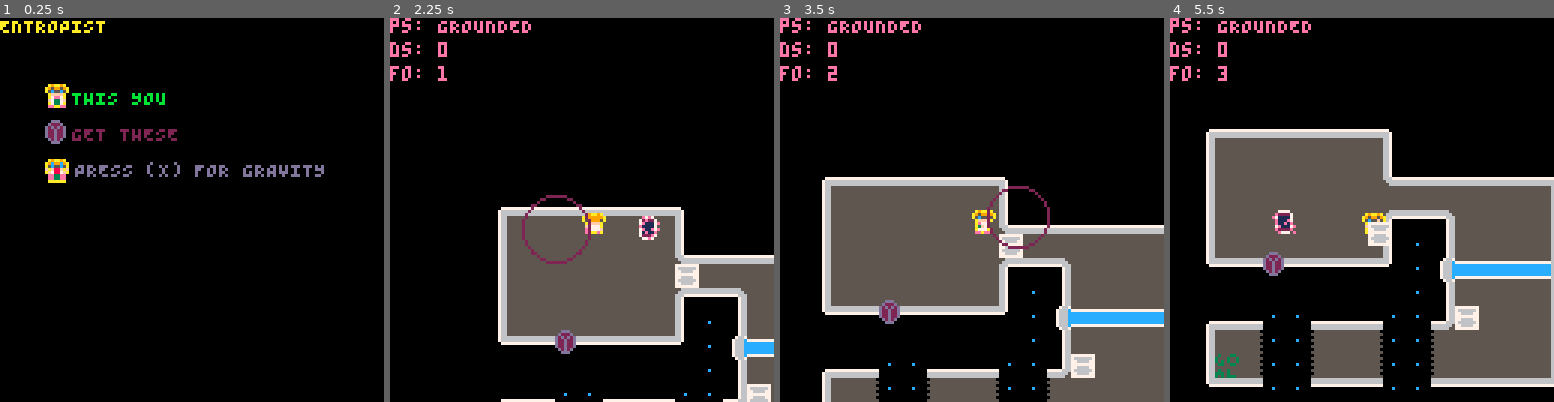
Above: before the commit, frames 1-4 (left to right).
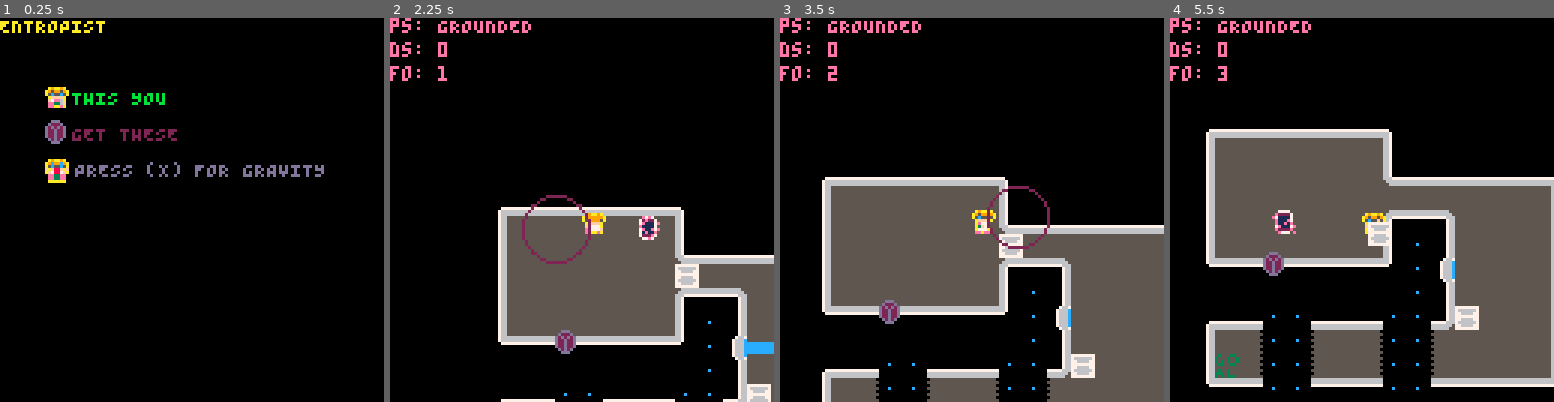
Above: after the commit, the same moments.

Repository: kitasuna/pico8-ttuor
Game: PICO-8 cartridge main.p8
The game is run twice, just before and just after one commit, with the same random seed, the same clock (stepped at 60 frames per second) and the same inputs.
Inputs:
- Up to frame 1 (0.25 s): no input
- Up to frame 2 (2.25 s): tap X (X key) at 0.33, 1.07, 1.85 s; tap O (Z key) at 0.7, 1.7, 2.1 s; hold Right 1.6-2.1 s; hold Up from 2.15 s (still down)
- Up to frame 3 (3.5 s): release Up at 2.42 s; hold Right 2.47-3.03 s; tap O (Z key) at 2.5, 2.9, 3.3 s; tap X (X key) at 2.97 s; hold Left from 3.08 s (still down)
- Up to frame 4 (5.5 s): release Left at 3.58 s; hold Down 3.63-3.97 s; tap O (Z key) every 0.4 s from 3.7 to 5.3 s; hold Right 4.02-4.68 s; tap X (X key) at 4.08, 5.2 s; hold Up 4.73-5.03 s; hold Left from 5.08 s (still down)

The runs differ from the first frame. In frame 1, 0.3% of the frame differs, in the area x 11-18%, y 17-24%; in frame 2, 0.1%; in frame 3, 1.1%; in frame 4, 1.2%, in the area x 74-100%, y 63-68%.

Commit message:
Tweak collision Make lasers flash Clean up player sprites

Diff:
--- a/entity.lua
+++ b/entity.lua
@@ -45,7 +45,7 @@
       1.0,
       payload.mass
       )
-      if grav_result.gdistance < 0.5 and fget(e.num, FLAG_ABSORBED_BY_GRAV) == false then
+      if grav_result.gdistance < 1 and fget(e.num, FLAG_ABSORBED_BY_GRAV) == false then
         e.vel_x = 0
         e.vel_y = 0
         e.pos_x = payload.pos_x
@@ -69,6 +69,7 @@
   -- String -> { box: Box, beam: Beam }
   ent_man.handle_beam_box_collision = function(name, payload)
     payload.beam.blocked_by = payload.box
+    printh("box blocked by")
   end
 
   return ent_man
@@ -101,7 +102,7 @@
 
 function new_beam(coords)
   -- Start size at 8x8
-  local tmp = new_sprite(50, coords.pos_x, coords.pos_y, 8, 8)
+  local tmp = new_sprite(50, coords.pos_x, coords.pos_y, 8, 4)
   tmp.vel_x = 0
   tmp.vel_y = 0
   tmp.type = ENT_BEAM
@@ -150,8 +151,17 @@
 
 function beam_draw(beam)
   return function()
+    if frame_counter % 4 == 1 then
+      return
+    end
+    local y_offset = beam.pos_y + 2
+    local x_max = beam.pos_x + beam.size_x - 1
     for i=1,beam.size_x do
-      spr(beam.num, beam.pos_x + (i - 1), beam.pos_y)
+      line(beam.pos_x, y_offset, x_max, y_offset, CLR_BLU)
+      line(beam.pos_x, y_offset + 1, x_max, y_offset + 1)
+      line(beam.pos_x, y_offset + 2, x_max, y_offset + 2)
+      line(beam.pos_x, y_offset + 3, x_max, y_offset + 3)
+      -- spr(50 + (frame_counter % 3), x_max, y_offset - 2)
     end
   end
 end
--- a/grav.lua
+++ b/grav.lua
@@ -165,7 +165,7 @@
 end
 
 function new_projectile(coords, direction)
-  local tmp = new_sprite(48, coords.pos_x, coords.pos_y, 2, 2, false, false)
+  local tmp = new_sprite(48, coords.pos_x, coords.pos_y, 6, 6, false, false)
   tmp.mass = 1
   -- tmp.state = "HELD"
   -- tmp.frame_base = 48
--- a/main.p8
+++ b/main.p8
@@ -295,8 +295,9 @@
   if (
     s0.pos_x < (s1.pos_x) + (s1.size_x)
     and s0.pos_x + s0.size_x > (s1.pos_x)
-    and s0.pos_y + s0.size_y > s1.pos_y
-    and s0.pos_y < s1.pos_y + s1.size_y
+    -- and (s0.pos_y + s0.size_y + (0)) > s1.pos_y
+    and (s0.pos_y + s0.size_y - ((8 - s0.size_y) \ 2)) > (s1.pos_y + ((8 - s1.size_y) \ 2))
+    and s0.pos_y < (s1.pos_y + s1.size_y - (0))
     ) then
     return true
   end
@@ -317,14 +318,14 @@
 end
 
 __gfx__
-000000000a9aa9a0000000000a9aa9a0000000000a9aa9a0000000000a9aa9a0000000000a9aa9a0000000000a9aa9a0000000000a9aa9a000a9a9a000000000
-00000000a959959a0a9aa9a0a959959a0a9aa9a0a959959a0a9aa9a0a959959a0a9aa9a0a999999a0a9aa9a0a999999a0a9aa9a0a9c99c9a0a95959a00000000
-00700700a5c55c5aa959959aa5c55c5aa959959aa5f55c5aa959959aa5f55c5aa959959aa599995aa999999aa599995aa999999aa5c55c5a0a5f5c5a00000000
-000770000affffa0a5c55c5a0affffa0a5c55c5a0affffa0a5f55c5a0affffa0a5f55c5a0affffa0a599995a0affffa0a599995afaffffaf00affffa00000000
-000770000a7ee7a00affffa00a7ee7a00affffa000a77ea00affffa000a77ea00affffa00a7777a00affffa00a7777a00affffa0af7ee7fa00a7773a00000000
-007007000f7337f00a6ee7f00f7337f00f7ee6a000a7f3a00f777ea000a7f3a00a7777f00f7777f00f7777a00f7777f00f7777a00ee33ee060a777fa00000000
-000000000a7337a00f633ee00a7337a00ee336f000a777a00a7773e000a777a00e7773a00a7777a00ee777f00a7777a00a777ee00ee33ee000ae7eea00000000
-000000000eeaaee00aeaaee00eeaaee00eeaaea000eeaee00aeaaee000eeaee00eeaaea00eeaaee00eeaaea00eeaaee00aeaaee00aaaaaa006aeeaa000000000
+000000000a9aa9a000000000000000000a9aa9a000000000000000000a9aa9a000000000000000000000000000000000000000000a9aa9a000a9a9a000000000
+00000000a959959a0a9aa9a00a9aa9a0a959959a0a9aa9a00a9aa9a0a999999a0a9aa9a00a9aa9a0000000000000000000000000a9c99c9a0a95959a00000000
+00700700a5c55c5aa959959aa959959aa5f55c5aa959959aa959959aa599995aa999999aa999999a000000000000000000000000a5c55c5a0a5f5c5a00000000
+000770000affffa0a5c55c5aa5c55c5a0affffa0a5f55c5aa5f55c5a0affffa0a599995aa599995a000000000000000000000000faffffaf00affffa00000000
+000770000a7ee7a00affffa00affffa000a77ea00affffa00affffa00a7777a00affffa00affffa0000000000000000000000000af7ee7fa00a7773a00000000
+007007000f7337f00a6ee7f00f7ee6a000a7f3a00f777ea00a7777f00f7777f00f7777a00f7777a00000000000000000000000000ee33ee060a777fa00000000
+000000000a7337a00f633ee00ee336f000a777a00a7773e00e7773a00a7777a00ee777f00a777ee00000000000000000000000000ee33ee000ae7eea00000000
+000000000eeaaee00aeaaee00eeaaea000eeaee00aeaaee00eeaaea00eeaaee00eeaaea00aeaaee00000000000000000000000000aaaaaa006aeeaa000000000
 0a9aa9a0000000000000000000000000000000000000000000000000000000000000000053555335000000000000000000000000000000000000000000000000
 a9c99c9a000000000000000000000000000000000000000000000000000000000000000035553553000000000000000000000000000000000000000000000000
 a5c55c5a000000000000000000000000000000000000000000000000000000000000000035353553000000000000000000000000000000000000000000000000
@@ -341,14 +342,14 @@
 d22d22d07666666700000000000000000000000072e111277211e1277211e1eee2111e2707e1117e071e11e00000000000000000000000000000000000000000
 0d2d2d0077666677000000000000000000000000077e77700777e770072e2e70072222e00e2222e007222e700000000000000000000000000000000000000000
 00ddd0007777777700000000000000000000000000e000000000e0000077e7000077770e00e7770e0077e7000000000000000000000000000000000000000000
-00007667000077770000000000000000000000000000000000000000000000000000000000000000000000000000000000000000000000000000000000000000
-0007666c777766677000000000000000000000000000000000000000000000000000000000000000000000000000000000000000000000000000000000000000
-0007666c66666667c000000000000000000000000000000000000000000000000000000000000000000000000000000000000000000000000000000000000000
-0007666c66666667c000000000000000000000000000000000000000000000000000000000000000000000000000000000000000000000000000000000000000
-0007666c66666667c000000000000000000000000000000000000000000000000000000000000000000000000000000000000000000000000000000000000000
-0007666c66666667c000000000000000000000000000000000000000000000000000000000000000000000000000000000000000000000000000000000000000
-0007666c777766677000000000000000000000000000000000000000000000000000000000000000000000000000000000000000000000000000000000000000
-00007667000077770000000000000000000000000000000000000000000000000000000000000000000000000000000000000000000000000000000000000000
+000076670000777700c0000000c00000000c00000000000000000000000000000000000000000000000000000000000000000000000000000000000000000000
+0007666c777766670c0000000000c00000000c000000000000000000000000000000000000000000000000000000000000000000000000000000000000000000
+0007666c66666667c0000000000000000000000c0000000000000000000000000000000000000000000000000000000000000000000000000000000000000000
+0007666c66666667c00000000c0c0000000000000000000000000000000000000000000000000000000000000000000000000000000000000000000000000000
+0007666c66666667c000000000000c00000000000000000000000000000000000000000000000000000000000000000000000000000000000000000000000000
+0007666c66666667c0000000000000000000c0000000000000000000000000000000000000000000000000000000000000000000000000000000000000000000
+0007666c777766670c0000000000c000000000000000000000000000000000000000000000000000000000000000000000000000000000000000000000000000
+000076670000777700c000000c0000000000c0c00000000000000000000000000000000000000000000000000000000000000000000000000000000000000000
 55555555000007666670000000000000666666660000000000000000667000000000076666700000556666666666665500000766000000000000000000000000
 55555555000007666670000000000000666666660000000000000000667000000000076666700000566666666666666500000766000000000000000000000000
 55555555000007666670000000000000777777770000000000000000770000000000007766700000666777777777766600000766000000000000000000000000
--- a/player.lua
+++ b/player.lua
@@ -1,12 +1,10 @@
-function new_player(sprite_num, pos_x, pos_y, size_x, size_y, flip_x, flip_y)
+function new_player(sprite_num, pos_x, pos_y, size_x, size_y)
   local player = new_sprite(
   sprite_num,
   pos_x,
   pos_y,
   size_x,
-  size_y,
-  flip_x,
-  flip_y
+  size_y
   )
 
   local velocity_max = 1.0
@@ -27,10 +25,18 @@
   player.facing = DIRECTION_DOWN
   player.can_travel = (1 << FLAG_FLOOR)
 
+  printh("FACINGTOP: "..player.facing)
+  player.frames = {
+    { anim={7, 8, 7, 9}, flip=false },
+    { anim={4, 5, 4, 6}, flip=false },
+    { anim={1, 2, 1, 3}, flip=false },
+    { anim={4, 5, 4, 6}, flip=true }
+  }
+
   player.reset = function(l)
     player.frame_base = 1
     player.frame_offset = 1
-    player.facing = DIRECTON_DOWN
+    player.facing = DIRECTION_DOWN
     player.can_travel = (1 << FLAG_FLOOR)
     player.state = PLAYER_STATE_GROUNDED
     player.vel_x = 0
@@ -155,10 +161,8 @@
       player.frame_base = 9
     elseif player.facing == DIRECTION_RIGHT then
       player.frame_base = 5
-      player.flip_x = false
     elseif player.facing == DIRECTION_LEFT then
       player.frame_base = 5
-      player.flip_x = true
     end
 
     if payload.input_mask > 0 then
@@ -175,7 +179,9 @@
 
   player.draw = function()
     if player.state == PLAYER_STATE_GROUNDED then
-      spr(player.frame_base + player.frame_offset, player.pos_x, player.pos_y, 1.0, 1.0, player.flip_x, player.flip_y)
+      -- spr(player.frame_base + player.frame_offset, player.pos_x, player.pos_y, 1.0, 1.0, player.flip_x, player.flip_y)
+      local frames = player.frames[player.facing + 1]
+      spr(frames.anim[player.frame_offset + 1],player.pos_x, player.pos_y, 1.0, 1.0, frames.flip, false)
     elseif player.state == PLAYER_STATE_FLOATING then
       spr(13, player.pos_x, player.pos_y, 1.0, 1.0, false, false)
     elseif player.state == PLAYER_STATE_SLIDING then
@@ -187,6 +193,7 @@
 
   player.update = function(ent_man)
     -- Get player x/y map cell
+    printh("FacingUpdate: "..player.facing)
     local map_offset_x = 16
     local map_offset_y = 12
     local player_center_x = player.pos_x + (player.size_x \ 2)
@@ -248,7 +255,6 @@
       player.size_x,
       player.size_y
     )
-    -- local player_at_next = player
     for k, ent in pairs(ent_man.ents) do
       if fget(ent.num, FLAG_COLLIDES_PLAYER) == true then
         if collides(player_at_next, ent) then
